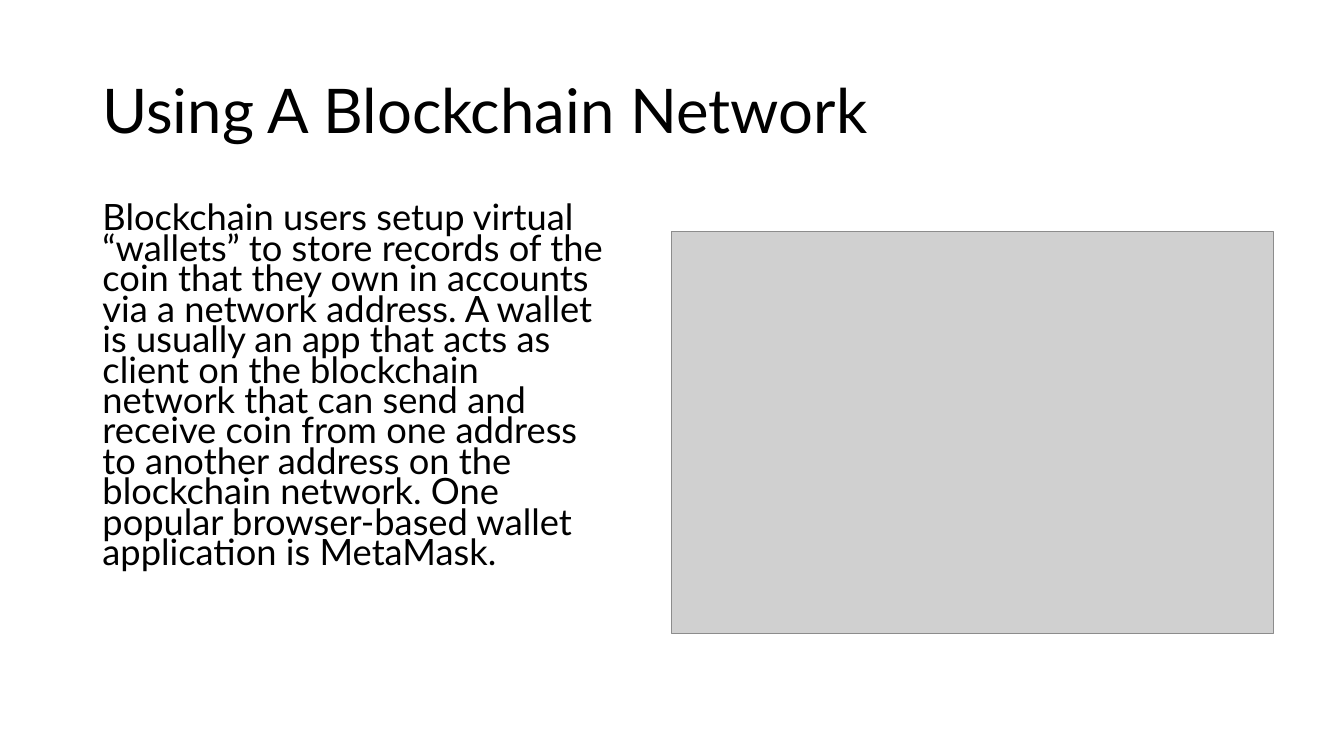
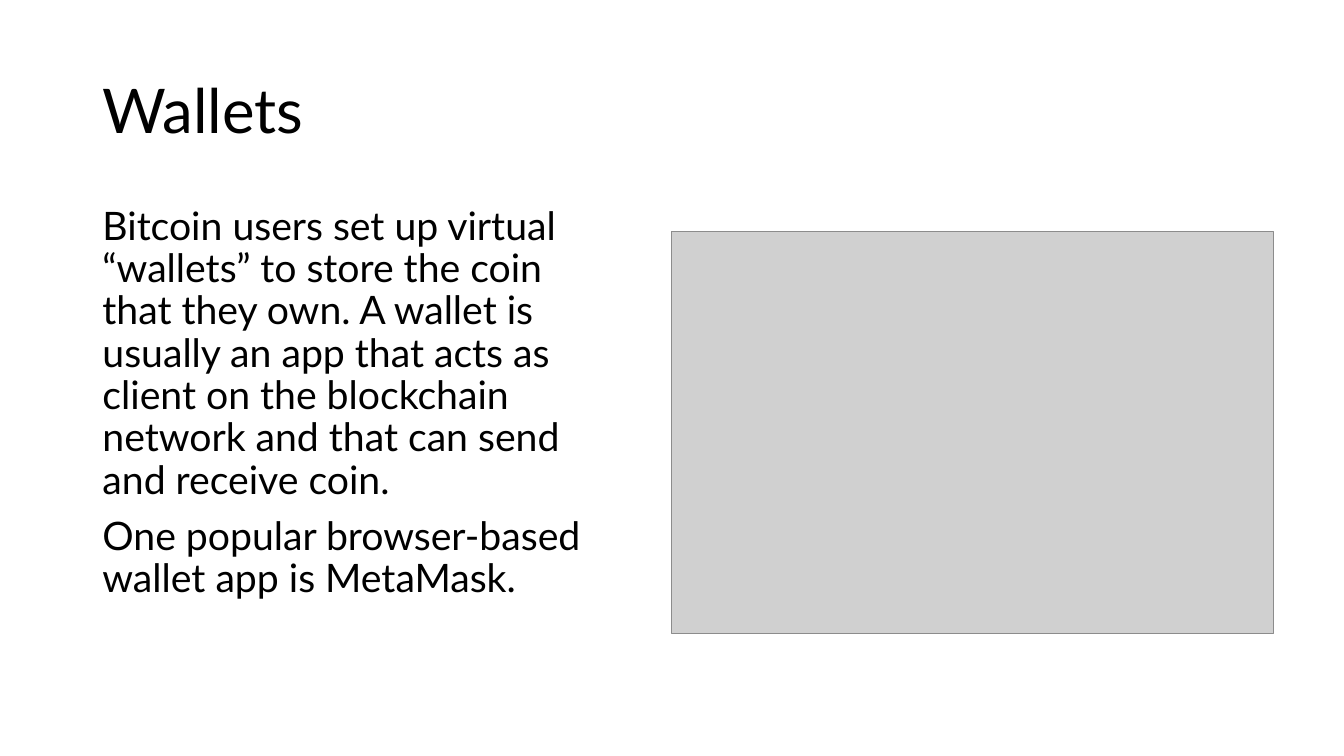
Before and after one commit to microsoft/AcademicContent, a slide deck: slide 5 of Workshop/19. Blockchain on Azure/Blockchain on Azure.pptx. Drawn at 1344x756 pixels with LibreOffice and Linux fonts; fonts in the diff are those of the drawing; grey boxes stand for pictures. Boxes give left, top, right and bottom in pixels: in the first picture for what was removed or moved away, otherwise in the second. Text is boxed around its words. In the diff, an @@ line names an element or a change of style, - is before the commit and + after.

Commit message:
Updated Blockchain slides

```diff
--- a/Workshop/19. Blockchain on Azure/Blockchain on Azure.pptx
+++ b/Workshop/19. Blockchain on Azure/Blockchain on Azure.pptx
@@ title at (102,87,303,134): text changed @@
-Using A Blockchain Network
+Wallets
@@ text at (102,211,580,599): text changed; size 25.9 to 28 pt @@
-Blockchain users setup virtual “wallets” to store records of the coin that they own in accounts via a network address. A wallet is usually an app that acts as client on the blockchain network that can send and receive coin from one address to another address on the blockchain network. One popular browser-based wallet application is MetaMask.
+Bitcoin users set up virtual “wallets” to store the coin that they own. A wallet is usually an app that acts as client on the blockchain network and that can send and receive coin.
+One popular browser-based wallet app is MetaMask.
```
Also in this commit, not shown: 12 other slides changed.
